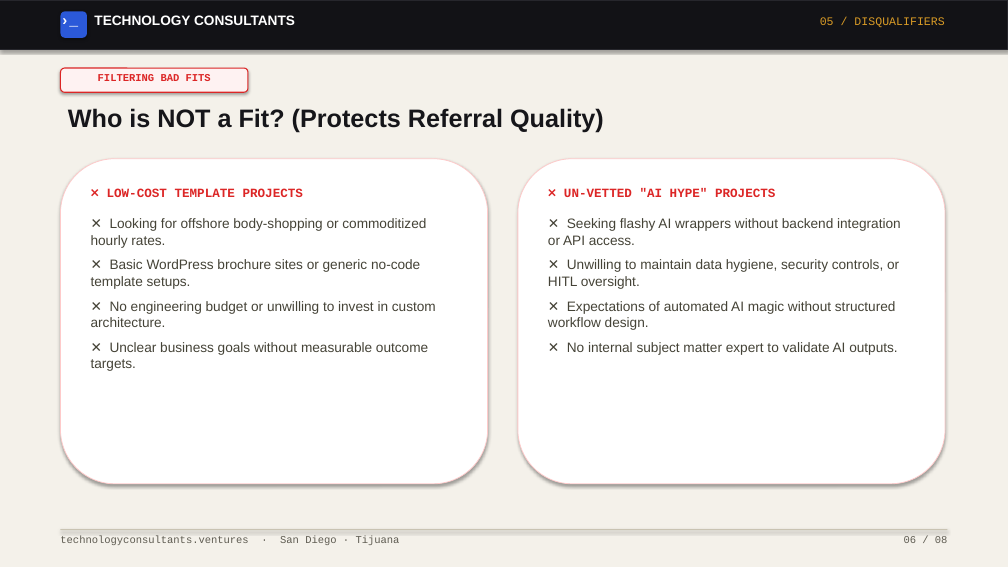
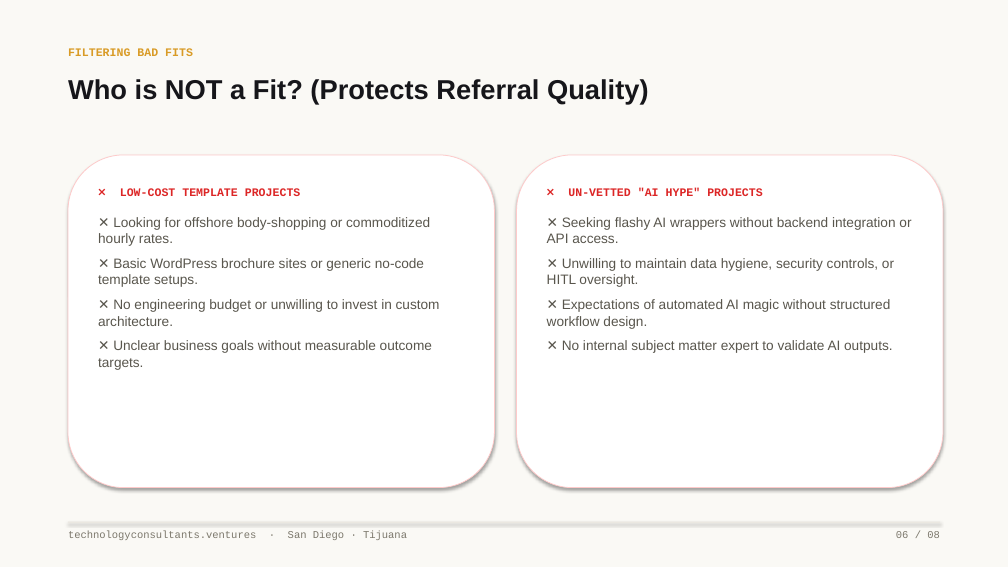
Before and after one commit to rguido198/TechnologyConsultantsVentures, a slide deck: slide 6 of Technology_Consultants_Who_to_Send_My_Way.pptx. Drawn at 1008x567 pixels with LibreOffice and Linux fonts; fonts in the diff are those of the drawing. Boxes give left, top, right and bottom in pixels: in the first picture for what was removed or moved away, otherwise in the second. Text is boxed around its words. In the diff, an @@ line names an element or a change of style, - is before the commit and + after.

Commit message:
Update design.md and PowerPoint decks to reflect Human Technology brand identity, organic warm canvas, and editorial elegance

```diff
--- a/Technology_Consultants_Who_to_Send_My_Way.pptx
+++ b/Technology_Consultants_Who_to_Send_My_Way.pptx
@@ background #F4F1EA to #FAF9F5 @@
@@ rectangle removed at <box>0,0,1008,49</box> @@
@@ rounded rectangle removed at <box>60,11,87,38</box> @@
@@ text removed at <box>60,11,87,37</box> @@
-›_
@@ text removed at <box>94,15,295,25</box> @@
-TECHNOLOGY CONSULTANTS
@@ text removed at <box>820,17,944,27</box> @@
-05 / DISQUALIFIERS
@@ text "FILTERING BAD FITS": place and size @@
-text "FILTERING BAD FITS" at <box>98,74,211,81</box>
+text "FILTERING BAD FITS" at <box>68,48,193,56</box>
@@ text "FILTERING BAD FITS" at <box>68,48,193,56</box>: size 10 to 11 pt, text colour #DC2626 to #D99B26; alignment centre to left @@
@@ rounded rectangle removed at <box>60,68,248,92</box> @@
@@ text "Who is NOT a Fit? ...": place and size @@
-text "Who is NOT a Fit? ..." at <box>68,108,604,132</box>
+text "Who is NOT a Fit? ..." at <box>68,79,649,103</box>
@@ text "Who is NOT a Fit? ..." at <box>68,79,649,103</box>: size 24 to 26 pt @@
@@ rounded rectangle: place and size @@
-rounded rectangle at <box>60,159,488,484</box>
+rounded rectangle at <box>68,155,495,488</box>
@@ rounded rectangle: place and size @@
-rounded rectangle at <box>518,159,945,484</box>
+rounded rectangle at <box>516,155,943,488</box>
@@ text "❌ LOW-COST TEMPLATE PROJECTS": place and size @@
-text "❌ LOW-COST TEMPLATE PROJECTS" at <box>91,188,436,371</box>
+text "❌ LOW-COST TEMPLATE PROJECTS" at <box>98,188,440,370</box>
@@ text "❌ LOW-COST TEMPLATE PROJECTS" at <box>98,188,440,370</box>: size 12 to 11 pt in "❌ LOW-COST TEMPLATE PROJECTS"; text colour #454337 to #59564D @@
@@ text "❌ UN-VETTED "AI HYPE" PROJECTS" at <box>547,188,911,353</box>: size 12 to 11 pt in "❌ UN-VETTED "AI HYPE" PROJECTS"; text colour #454337 to #59564D @@
@@ text "technologyconsultants.ventures · San Diego · ...": place and size @@
-text "technologyconsultants.ventures · San Diego · ..." at <box>60,536,400,545</box>
+text "technologyconsultants.ventures · San Diego · ..." at <box>68,530,407,540</box>
@@ text "technologyconsultants.ventures · San Diego · ..." at <box>68,530,407,540</box>: text colour #5F5C52 to #7C786C @@
@@ rectangle: place and size @@
-rectangle at <box>60,529,948,530</box>
+rectangle at <box>68,522,940,523</box>
@@ rectangle at <box>68,522,940,523</box>: fill #C9C3B2 to #EBE7DF @@
@@ text "06 / 08" at <box>896,531,940,538</box>: text colour #5F5C52 to #7C786C @@
@@ text "06 / 08": place and size @@
-text "06 / 08" at <box>904,536,948,543</box>
+text "06 / 08" at <box>896,531,940,538</box>
```
Also in this commit, not shown: 6 other slides changed, 1 slide added, 1 slide removed, 2 other files.
